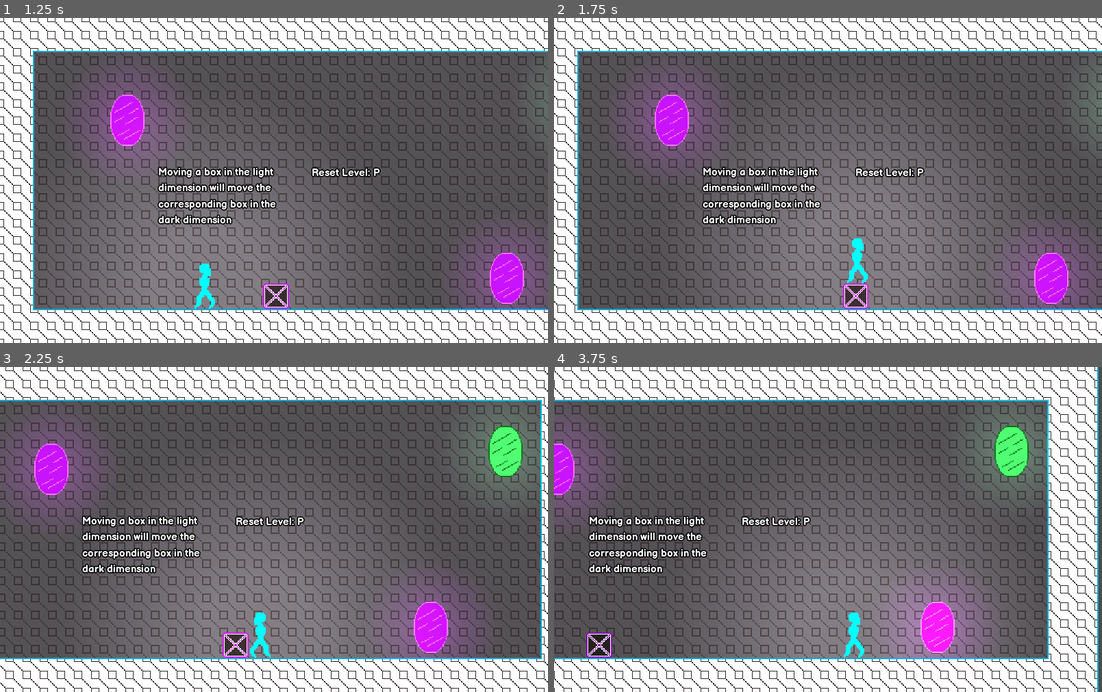
Above: before the commit, frames 1-4 (two rows, left to right).
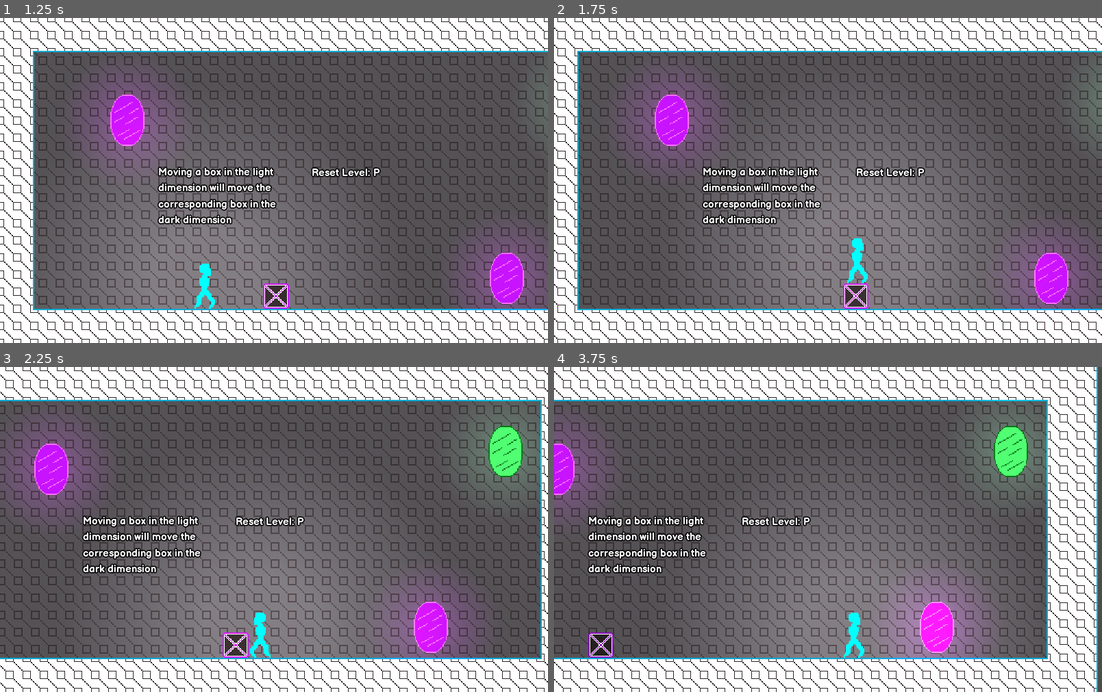
Above: after the commit, the same moments.

Repository: mrussell16/GMTKJ2021
Game: Godot game, scene res://levels/Level3.tscn
Two runs of this game, one before a commit and one after it. Both use one fixed random seed, a clock stepped at 60 frames per second and the inputs below. This scene is started directly instead of the project's main scene.
Inputs:
- Up to frame 1 (1.25 s): tap Enter at 0.5 s; hold D (move_right) from 0.53 s (still down); tap E (swap_dimension) at 0.6 s; tap Space (jump) at 0.77 s
- Up to frame 2 (1.75 s): keep holding D (move_right); tap E (swap_dimension) at 1.35 s; tap Space (jump) at 1.52 s
- Up to frame 3 (2.25 s): release D (move_right) at 2.03 s; hold A (move_left) from 2.03 s (still down); tap E (swap_dimension) at 2.1 s
- Up to frame 4 (3.75 s): release A (move_left) at 2.78 s; hold D (move_right) from 2.78 s (still down); tap E (swap_dimension) at 2.85, 3.6 s; tap Space (jump) at 3.02 s

Frame 1 is identical in both runs. In frame 2, 0.2% of the frame differs, in the area x 54-68%, y 45-50%; in frame 3, 1.2%; in frame 4, 12%, in the area x 0-100%, y 0-100%.

Commit message:
Keep box position if not moved in dark dim

Diff:
--- a/characters/player/Player.gd
+++ b/characters/player/Player.gd
@@ -78,9 +78,8 @@
     for index in get_slide_count():
         var collision = get_slide_collision(index)
         if collision.collider.is_in_group("movables") and abs(collision.normal.y) < 0.01:
-            var push_vector = Vector2.RIGHT * direction * push_force
-            push_vector.y = 0.1
-            collision.collider.apply_central_impulse(push_vector)
+            collision.collider.apply_central_impulse(Vector2.RIGHT * direction * push_force)
+            collision.collider.set_moved()
 
     if !in_light:
         emit_signal("dark_time_remaining", dark_timer, max_dark_time)
--- a/levels/Level2.tscn
+++ b/levels/Level2.tscn
@@ -9,7 +9,7 @@
 
 [node name="Level2" type="Node2D"]
 script = ExtResource( 1 )
-next_level = "Win"
+next_level = "Level3"
 
 [node name="Dark" parent="." instance=ExtResource( 2 )]
 visible = false
--- a/levels/Level3.tscn
+++ b/levels/Level3.tscn
@@ -36,10 +36,12 @@
 smoothing_enabled = true
 smoothing_speed = 7.0
 
-[node name="Box" parent="." instance=ExtResource( 7 )]
+[node name="HUD" parent="." instance=ExtResource( 6 )]
+
+[node name="Movables" type="Node2D" parent="."]
+
+[node name="Box" parent="Movables" instance=ExtResource( 7 )]
 position = Vector2( 257.819, 269.887 )
-
-[node name="HUD" parent="." instance=ExtResource( 6 )]
 
 [connection signal="swap_dimension" from="Portals/Portal" to="." method="swap_dimension"]
 [connection signal="swap_dimension" from="Portals/Portal2" to="." method="swap_dimension"]
--- a/objects/box/Box.gd
+++ b/objects/box/Box.gd
@@ -1,28 +1,38 @@
 extends RigidBody2D
 
 
-var in_light := false
-
-var initial_position := Vector2.ZERO
 var light_position := Vector2.ZERO
 var dark_position := Vector2.ZERO
+var initial_position := Vector2.ZERO
+var in_light := true
+var moved := false
 
 
 func _ready() -> void:
-    initial_position = position
+    light_position = global_position
+    dark_position = global_position
+    initial_position = global_position
     add_to_group("movables")
-
-
-func _physics_process(_delta: float) -> void:
-    if position.y < initial_position.y:
-        initial_position.y = position.y
-        print("May have moved into floor")
 
 
 func set_dimension(light: bool) -> void:
     if in_light:
-        light_position = position
-        dark_position = position
+        light_position = global_position
+
+        if moved:
+            dark_position = light_position
+    else:
+        dark_position = global_position
 
     in_light = light
-    initial_position = position
+    initial_position = global_position
+    moved = false
+
+    if in_light:
+        global_position = light_position
+    else:
+        global_position = dark_position
+
+
+func set_moved():
+    moved = true
--- a/scripts/LevelManager.gd
+++ b/scripts/LevelManager.gd
@@ -14,10 +14,15 @@
 onready var hud: HUD = $HUD
 
 var in_light := false
+var movables = []
 
 
 func _ready() -> void:
     reset_player()
+
+    var movables_parent = get_node_or_null("Movables")
+    if movables_parent:
+        movables = movables_parent.get_children()
 
 
 func _process(_delta: float):
@@ -31,6 +36,8 @@
     dark_level.set_active(!in_light)
     player.set_dimension(in_light)
     hud.set_dimension(in_light)
+    for movable in movables:
+        movable.set_dimension(in_light)
 
 
 func reset_player():
Not shown: 1 places in levels/Level2.tscn that only renumber resources
